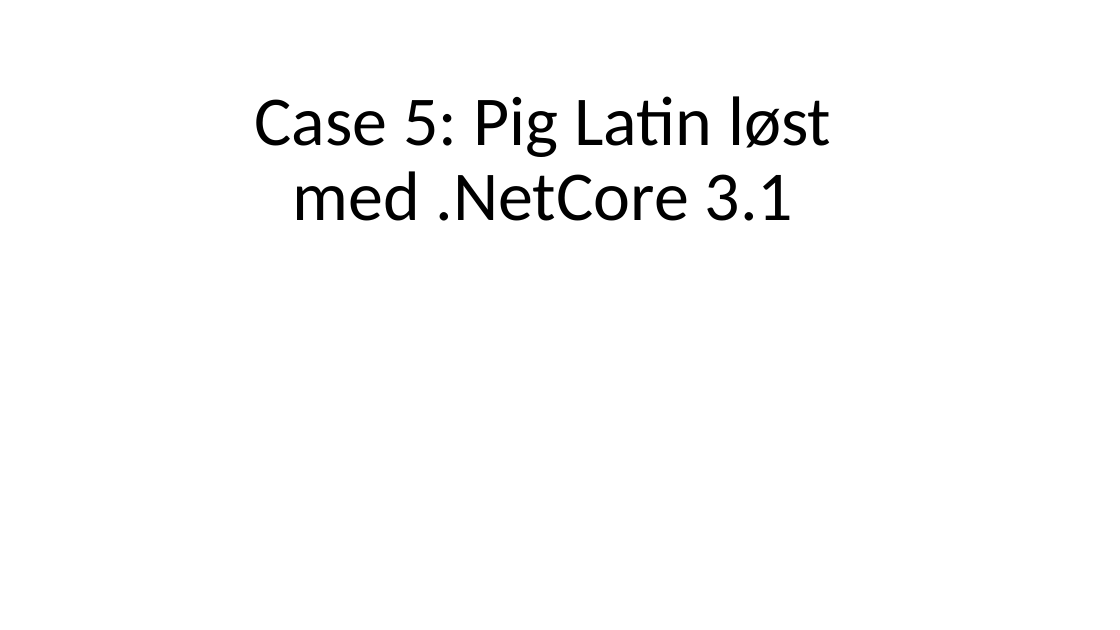
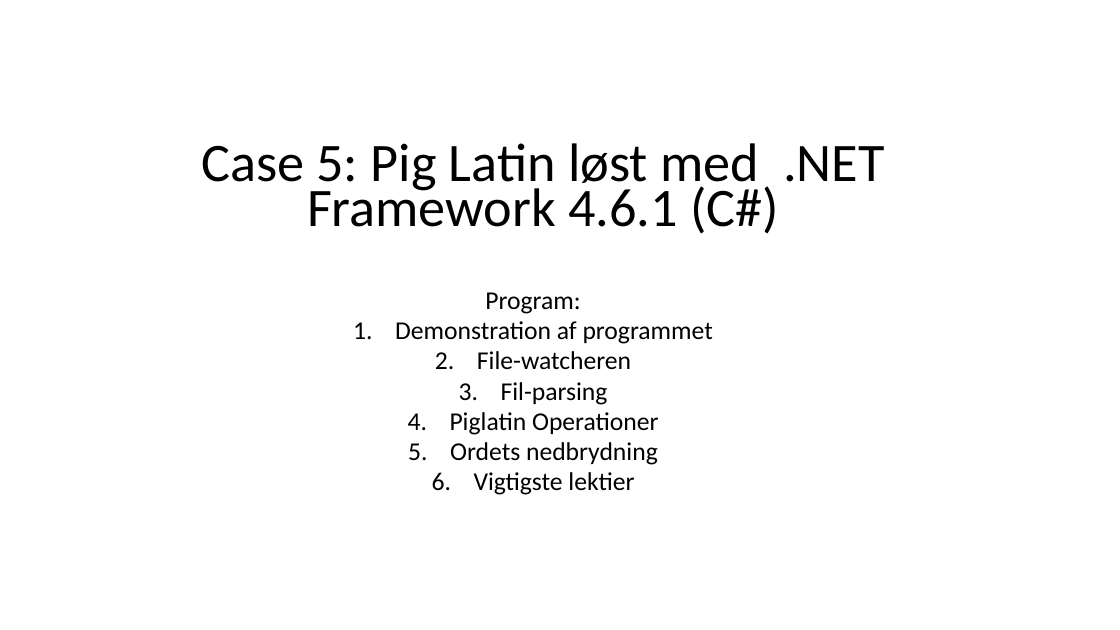
Before and after one commit to FrederikSthenHansen/Case05PigLatin, a slide deck: slide 1 of Case5Presentation.odp. Drawn at 1120x630 pixels with LibreOffice and Linux fonts; fonts in the diff are those of the drawing. Boxes give left, top, right and bottom in pixels: in the first picture for what was removed or moved away, otherwise in the second. Text is boxed around its words. In the diff, an @@ line names an element or a change of style, - is before the commit and + after.

```diff
--- a/Case5Presentation.odp
+++ b/Case5Presentation.odp
@@ title at <box>201,143,884,234</box>: text changed; size 60 to 46.5 pt @@
-Case 5: Pig Latin løst med .NetCore 3.1
+Case 5: Pig Latin løst med .NET Framework 4.6.1 (C#)
@@ subtitle added at <box>395,292,713,495</box>, 22 pt, text #000000 @@
+Program:
+1. Demonstration af programmet
+2. File-watcheren
+3. Fil-parsing
+4. Piglatin Operationer
+5. Ordets nedbrydning
+6. Vigtigste lektier
```
Also in this commit, not shown: 1 other slide changed.
